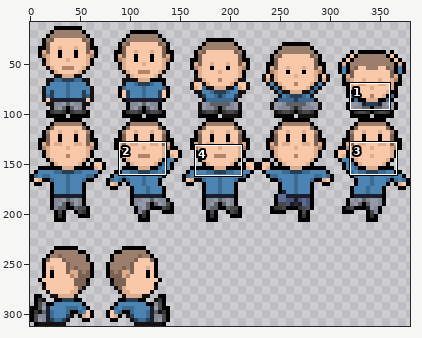
Two versions of one sprite sheet, src/assets/images/fili-draggable.png. Above, an overview of the earlier version with the close-up marked.
Close-up. As it was:
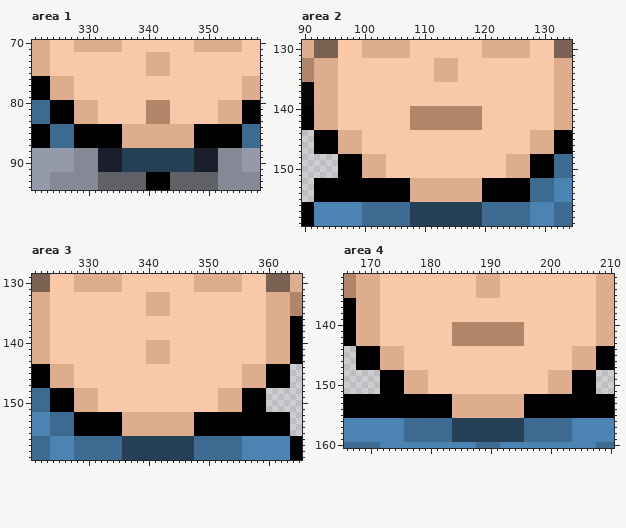
The file is 380x312 pixels. Pixels under 10% opacity are left out. Colours within 5 levels of each other are drawn and written as one. Shown: area 1: x 321..358, y 70..94; area 2: x 90..134, y 129..159; area 3: x 321..365, y 129..159; area 4: x 166..210, y 132..160. The wide view leaves out empty margins. The commit also changed other parts of the picture, which this record leaves out.
After the commit:
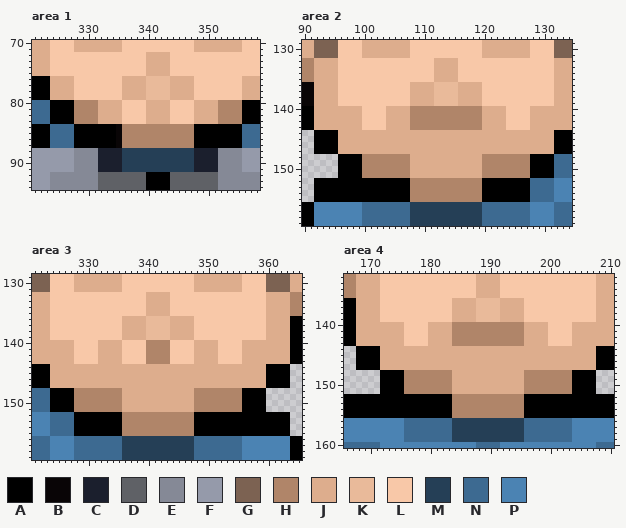
Palette (. is transparent): A #000000  B #080405fe  C #1b1f2d  D #5f6166  E #858996  F #959aaa  G #7c6252  H #b08569  J #ddad8d  K #e9ba9a  L #f8c8a8  M #253f56  N #3d6a91  P #4b83b3
Difference:
Area 1:
The edit turns colour A into colour B in rows 84 to 87 at x 335.
The edit turns colour J into colour H in rows 80 to 83 at x 328 to 331 and 352 to 355; in rows 84 to 87 at x 336 to 347.
The edit turns colour H into colour J in rows 80 to 83 at x 340 to 343.
The edit turns colour L into colour J in rows 76 to 79 at x 336 to 339 and 344 to 347; in rows 80 to 83 at x 332 to 335 and 348 to 351.
The edit turns colour L into colour K in rows 76 to 79 at x 340 to 343.
Area 2:
The edit turns colour J into colour H in rows 148 to 151 at x 100 to 103 and 124 to 127; in rows 152 to 155 at x 108 to 119.
The edit turns colour L into colour H in rows 148 to 151 at x 104 to 107 and 120 to 123.
The edit turns colour L into colour J in rows 136 to 139 at x 108 to 111 and 116 to 119; in rows 140 to 143 at x 96 to 99, 104 to 107, 120 to 123 and 128 to 131; in rows 144 to 147 at x 100 to 127; in rows 148 to 151 at x 108 to 119.
The edit turns colour L into colour K in rows 136 to 139 at x 112 to 115.
Area 3:
The edit turns colour J into colour H in rows 140 to 143 at x 340 to 343; in rows 148 to 151 at x 328 to 331 and 352 to 355; in rows 152 to 155 at x 336 to 347.
The edit turns colour L into colour H in rows 148 to 151 at x 332 to 335 and 348 to 351.
The edit turns colour L into colour J in rows 136 to 139 at x 336 to 339 and 344 to 347; in rows 140 to 143 at x 324 to 327, 332 to 335, 348 to 351 and 356 to 359; in rows 144 to 147 at x 328 to 355; in rows 148 to 151 at x 336 to 347.
The edit turns colour L into colour K in rows 136 to 139 at x 340 to 343.
Area 4:
The edit turns colour J into colour H in rows 148 to 151 at x 176 to 179 and 200 to 203; in rows 152 to 155 at x 184 to 195.
The edit turns colour L into colour H in rows 148 to 151 at x 180 to 183 and 196 to 199.
The edit turns colour L into colour J in rows 136 to 139 at x 184 to 187 and 192 to 195; in rows 140 to 143 at x 172 to 175, 180 to 183, 196 to 199 and 204 to 207; in rows 144 to 147 at x 176 to 203; in rows 148 to 151 at x 184 to 195.
The edit turns colour L into colour K in rows 136 to 139 at x 188 to 191.
